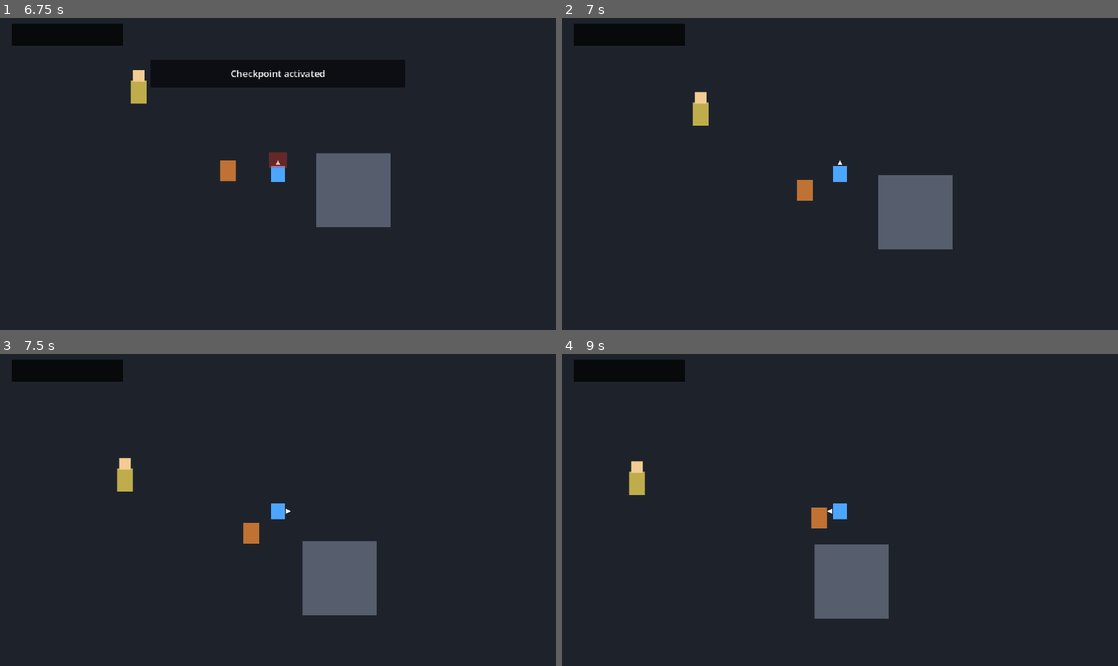
Above: before the commit, frames 1-4 (two rows, left to right).
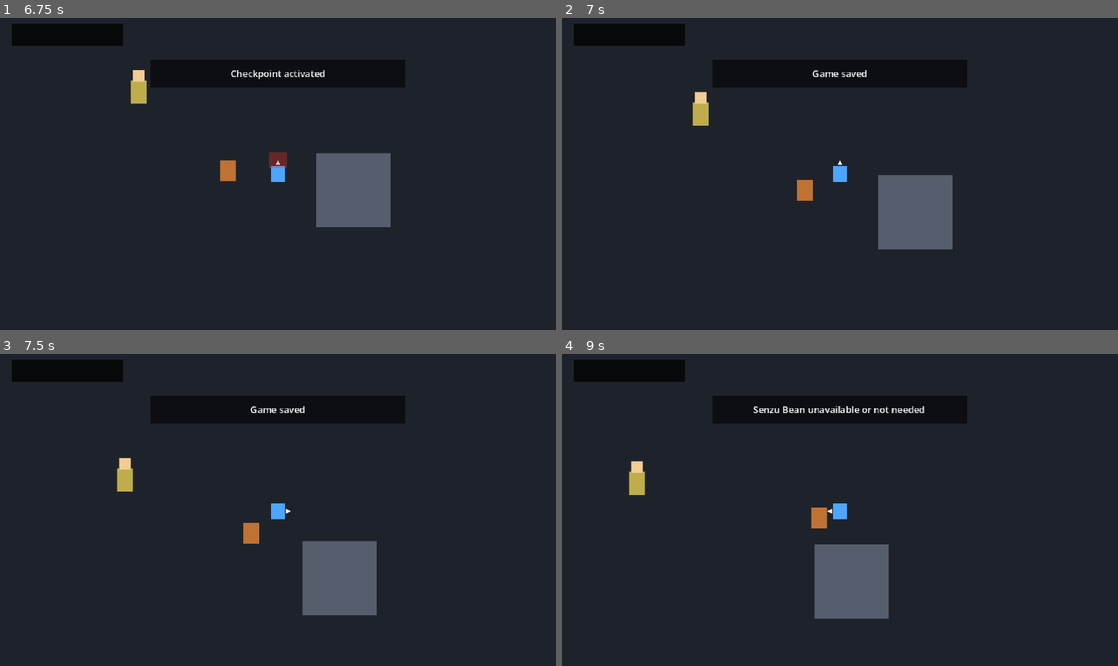
Above: after the commit, the same moments.

Repository: kikajima/dragonballsoullegacy
Game: Godot game, scene res://scenes/bootstrap/bootstrap.tscn
Two runs of this game, one before a commit and one after it. Both use one fixed random seed, a clock stepped at 60 frames per second and the inputs below.
Inputs:
- Up to frame 1 (6.75 s): tap Enter (ui_accept) at 0.5, 0.77, 1.52, 3.02, 3.5, 3.77, 4.52, 6.02 s; hold D (move_right) 0.53-1.28 s; tap J (attack) at 0.6, 6.6 s; hold S (move_down) 1.28-2.03 s; tap Shift (block) at 1.35 s; hold D (move_right) 2.03-2.78 s; hold L (charge_ki) 2.03-2.78 s; hold W (move_up) 2.78-3.53 s; tap Space (dash) at 2.85 s; hold E (interact) 3.53-4.28 s; hold A (move_left) 3.53-5.03 s; tap K (ki_blast) at 4.35 s; hold S (move_down) 5.03-5.78 s; tap I (kick) at 5.1 s; hold D (move_right) 5.78-6.53 s; tap Q (quick_item) at 5.85 s; hold W (move_up) from 6.53 s (still down)
- Up to frame 2 (7 s): keep holding W (move_up); tap Enter (ui_accept) at 6.77 s
- Up to frame 3 (7.5 s): release W (move_up) at 7.28 s; hold D (move_right) from 7.28 s (still down); tap Shift (block) at 7.35 s
- Up to frame 4 (9 s): tap Enter (ui_accept) at 7.52 s; release D (move_right) at 8.03 s; hold S (move_down) 8.03-8.78 s; hold L (charge_ki) 8.03-8.78 s; hold A (move_left) from 8.78 s (still down); tap Space (dash) at 8.85 s

Frame 1 is identical in both runs. In frame 2, 0.1% of the frame differs, in the area x 45-55%, y 16-19%; in frame 3, 0.1%; in frame 4, 0.3%, in the area x 34-66%, y 16-19%.

Commit message:
feat: expand gameplay notifications for items and saves

Diff:
--- a/ui/notifications/notification_feed.gd
+++ b/ui/notifications/notification_feed.gd
@@ -65,6 +65,13 @@
 		if wallet != null:
 			wallet.currency_gained.connect(_on_currency_gained)
 
+		var consumable := player.get_node_or_null(
+			"Components/ConsumableComponent"
+		) as ConsumableComponent
+		if consumable != null:
+			consumable.item_used.connect(_on_item_used)
+			consumable.item_use_failed.connect(_on_item_use_failed)
+
 	var quests := get_tree().get_first_node_in_group(
 		"quest_manager"
 	) as QuestManager
@@ -77,6 +84,13 @@
 	) as CheckpointManager
 	if checkpoints != null:
 		checkpoints.checkpoint_changed.connect(_on_checkpoint_changed)
+
+	var save_manager := get_tree().get_first_node_in_group(
+		"save_manager"
+	) as SaveManager
+	if save_manager != null:
+		save_manager.game_saved.connect(_on_game_saved)
+		save_manager.game_loaded.connect(_on_game_loaded)
 
 func _on_xp_gained(amount: int) -> void:
 	push_message("+%d XP" % amount)
@@ -96,6 +110,16 @@
 
 func _on_currency_gained(amount: int) -> void:
 	push_message("+%d Zeni" % amount)
+
+func _on_item_used(item_id: StringName) -> void:
+	push_message(
+		"Used %s"
+		% String(item_id).replace("_", " ").capitalize()
+	)
+
+func _on_item_use_failed(item_id: StringName) -> void:
+	if item_id == &"senzu_bean":
+		push_message("Senzu Bean unavailable or not needed")
 
 func _on_quest_started(quest_id: StringName) -> void:
 	push_message(
@@ -124,3 +148,9 @@
 	_position: Vector2
 ) -> void:
 	push_message("Checkpoint activated")
+
+func _on_game_saved(_path: String) -> void:
+	push_message("Game saved")
+
+func _on_game_loaded(_path: String) -> void:
+	push_message("Game loaded")
